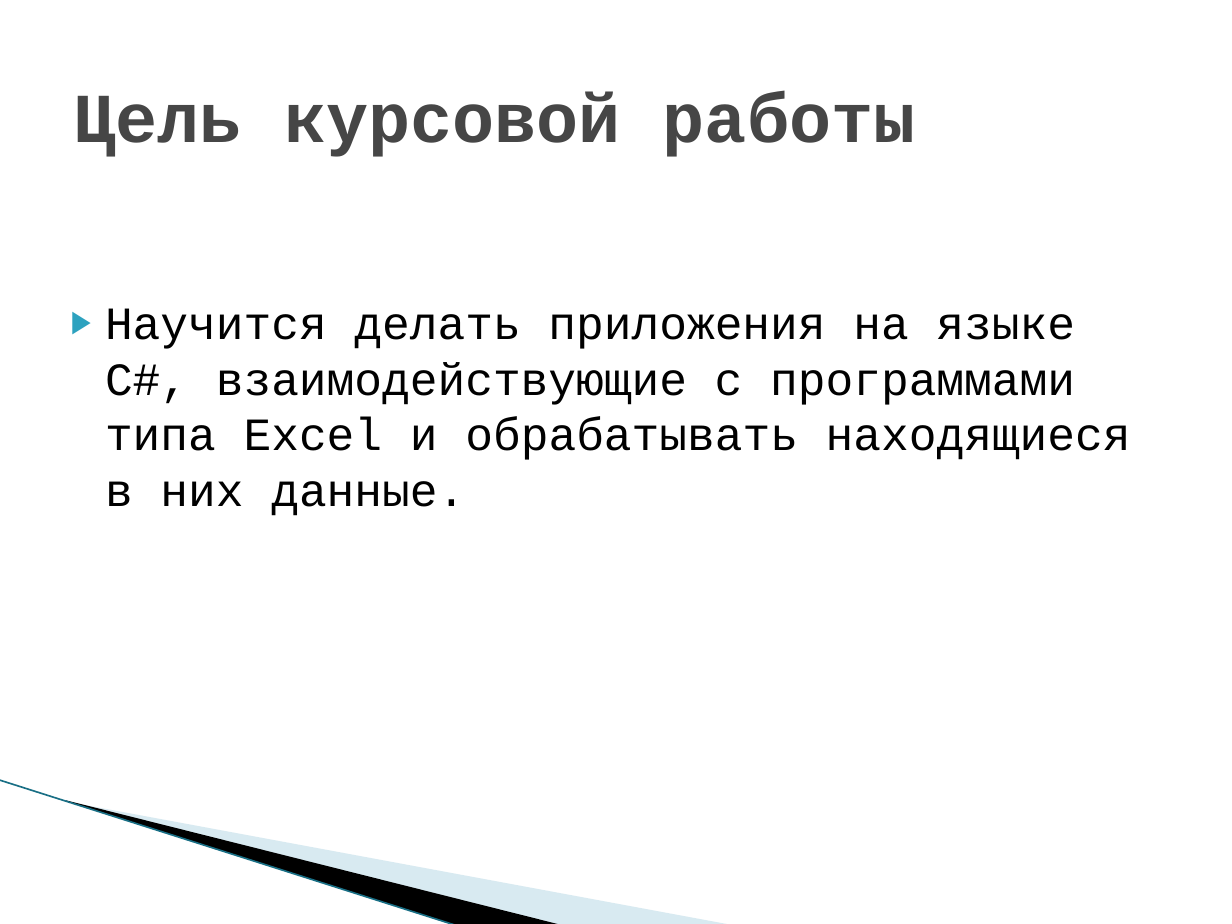
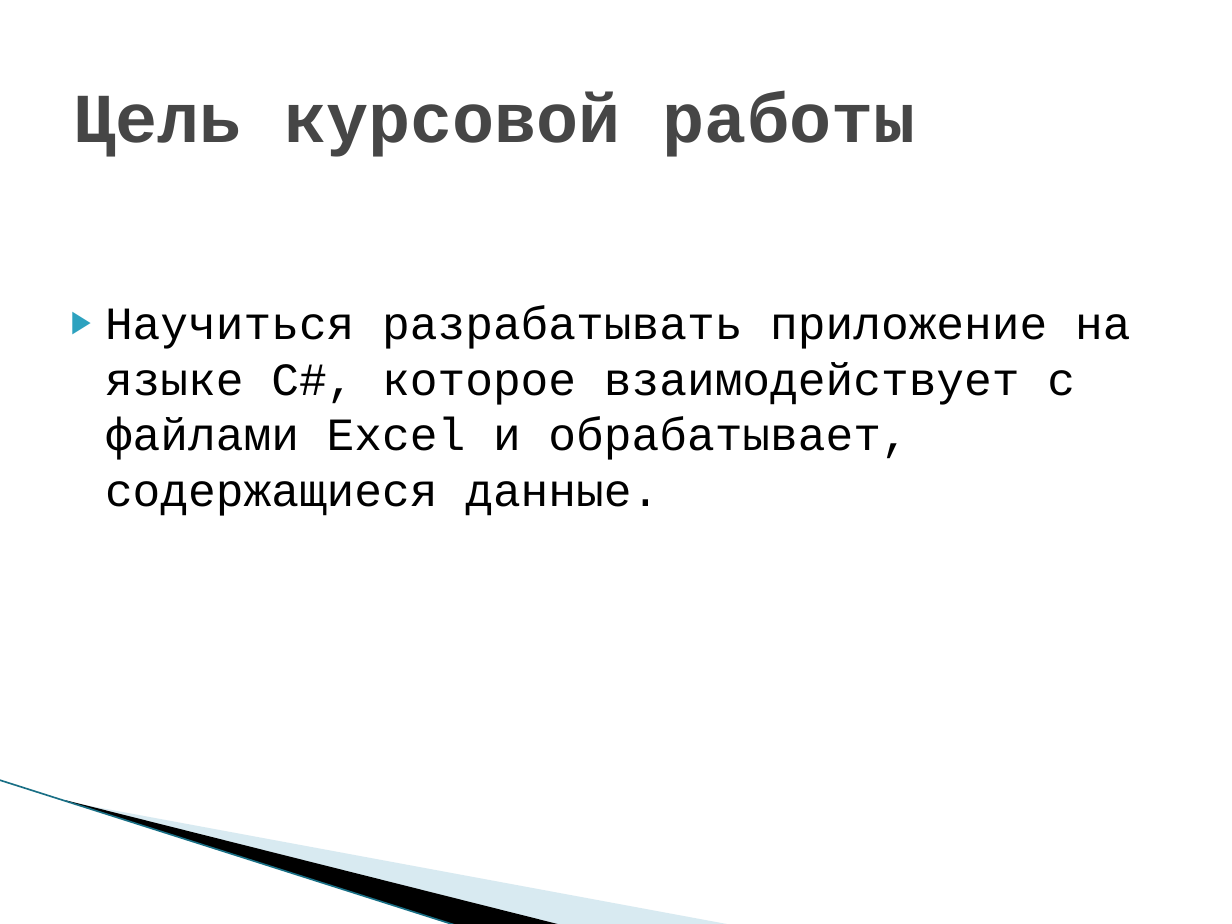
Before and after one commit to Course-and-Co/Excel-and-Cisharp, a slide deck: slide 2 of Презентация.pptx. Drawn at 1232x924 pixels with LibreOffice and Linux fonts; fonts in the diff are those of the drawing; background and template pictures are left out. Boxes give left, top, right and bottom in pixels: in the first picture for what was removed or moved away, otherwise in the second. Text is boxed around its words. In the diff, an @@ line names an element or a change of style, - is before the commit and + after.

```diff
--- a/Презентация.pptx
+++ b/Презентация.pptx
@@ text at (105,306,1130,516): text changed @@
-▶ Научится делать приложения на языке C#, взаимодействующие с программами типа Excel и обрабатывать находящиеся в них данные.
+▶ Научиться разрабатывать приложение на языке C#, которое взаимодействует с файлами Excel и обрабатывает, содержащиеся данные.
```
Also in this commit, not shown: 8 other slides changed, 3 slides added, 5 other files.
